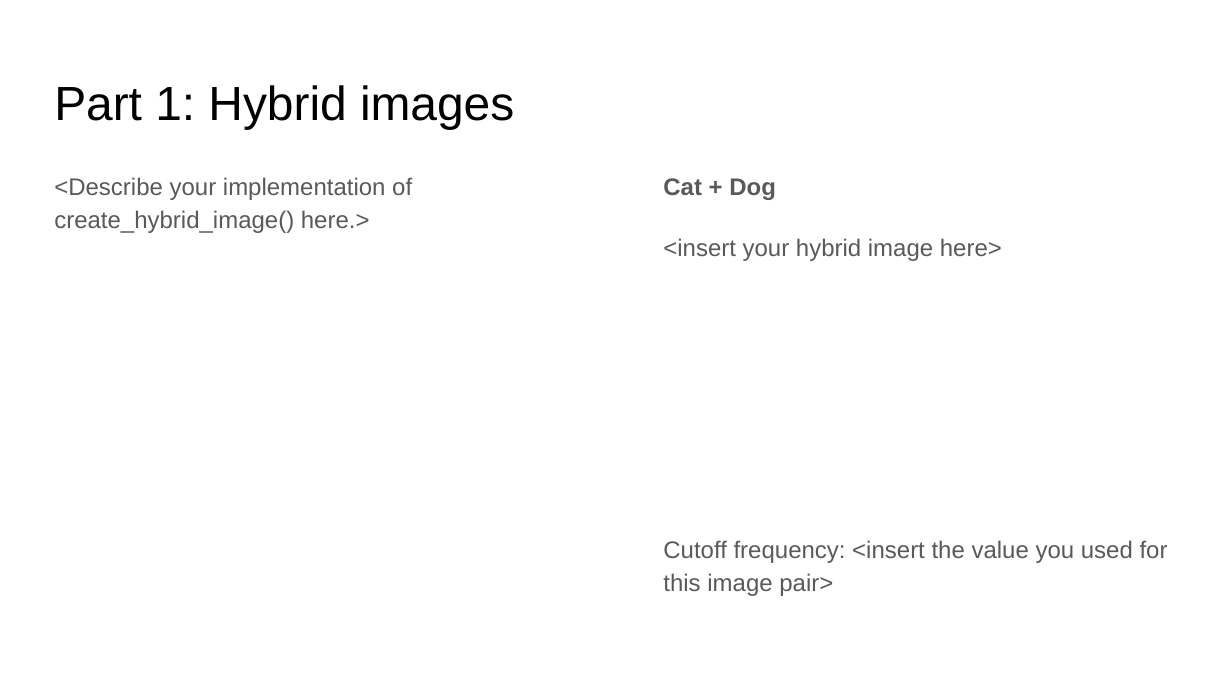
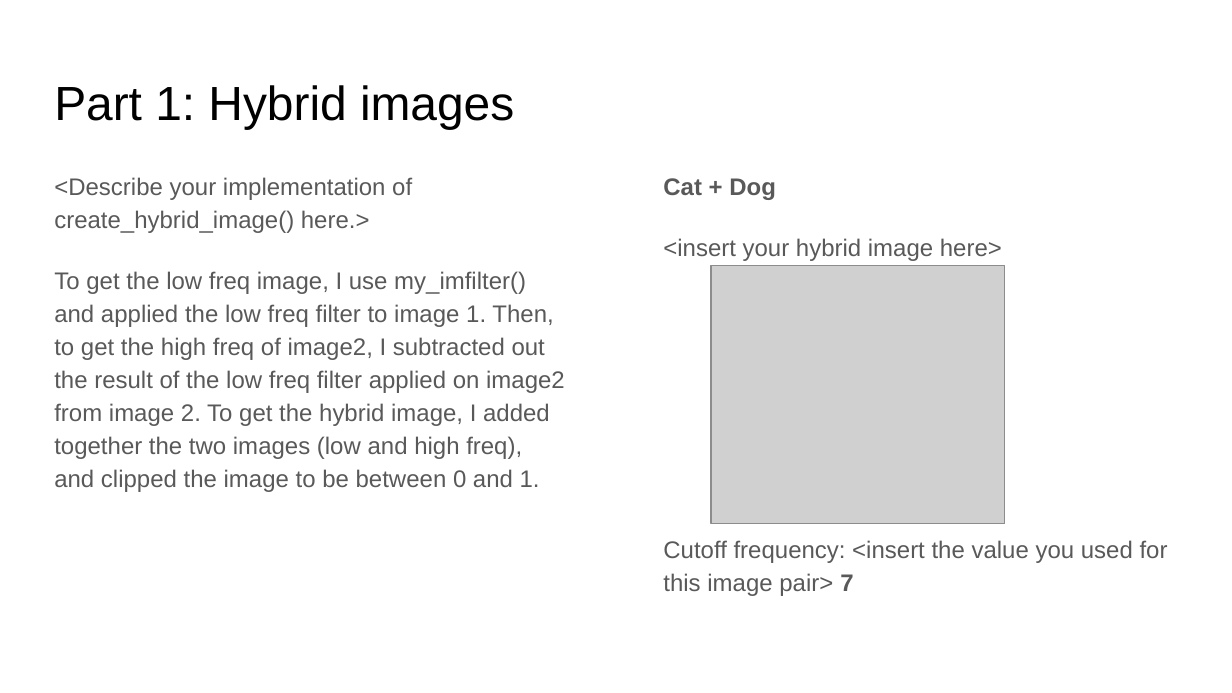
Before and after one commit to aten2001/Computer-Vision, a slide deck: slide 5 of computerVision/proj1_v2/proj1/report_template.pptx. Drawn at 1232x693 pixels with LibreOffice and Linux fonts; fonts in the diff are those of the drawing; grey boxes stand for pictures. Boxes give left, top, right and bottom in pixels: in the first picture for what was removed or moved away, otherwise in the second. Text is boxed around its words. In the diff, an @@ line names an element or a change of style, - is before the commit and + after.

```diff
--- a/computerVision/proj1_v2/proj1/report_template.pptx
+++ b/computerVision/proj1_v2/proj1/report_template.pptx
@@ picture added at (x1=711, y1=265, x2=1004, y2=524) @@
@@ text at (x1=54, y1=271, x2=565, y2=492): paragraph added @@
+To get the low freq image, I use my_imfilter() and applied the low freq filter to image 1. Then, to get the high freq of image2, I subtracted out the result of the low freq filter applied on image2 from image 2. To get the hybrid image, I added together the two images (low and high freq), and clipped the image to be between 0 and 1.
@@ text at (x1=663, y1=540, x2=1168, y2=596): text changed @@
-Cutoff frequency: <insert the value you used for this image pair>
+Cutoff frequency: <insert the value you used for this image pair> 7
```
Also in this commit, not shown: 11 other slides changed, 3 other files.
